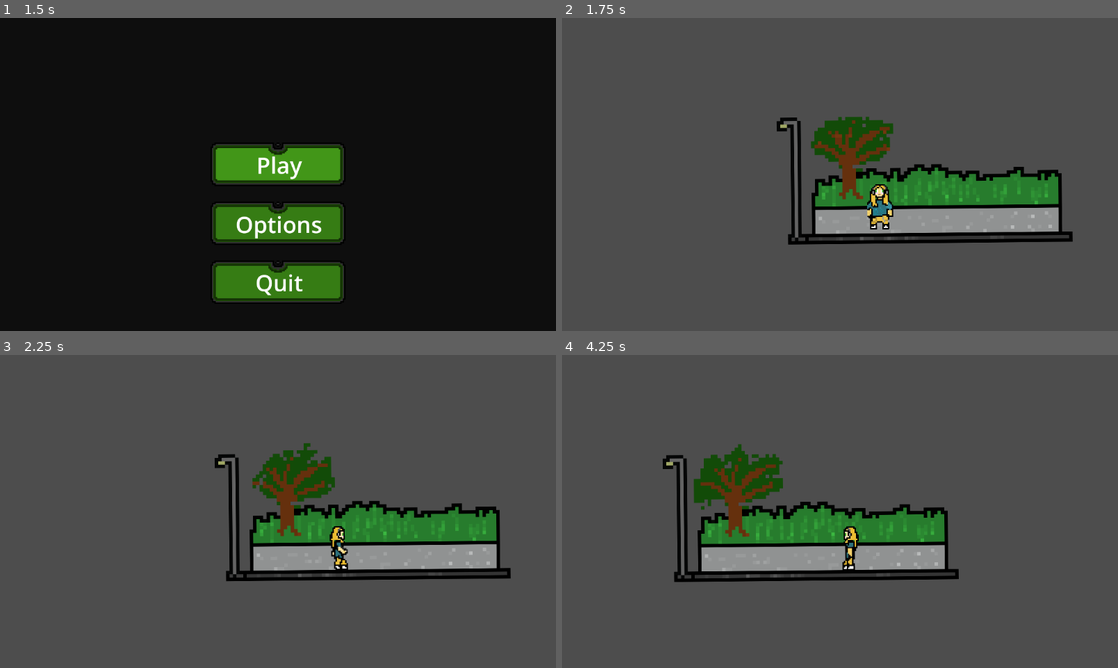
Above: before the commit, frames 1-4 (two rows, left to right).
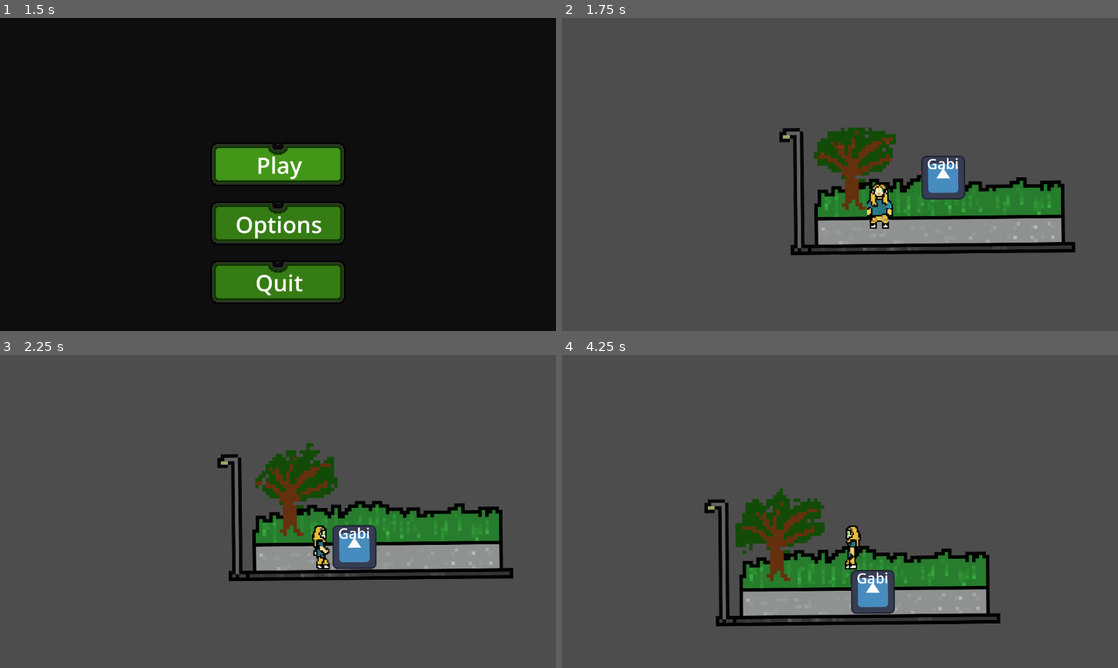
Above: after the commit, the same moments.

Repository: TalesMarc/AngelaCultoRepository
Game: Godot game, scene res://inicio.tscn
Two runs of this game, one before a commit and one after it. Both use one fixed random seed, a clock stepped at 60 frames per second and the inputs below. The engine's default icon, where the game draws it, is replaced by a stand-in: a white triangle on a blue panel in a dark square.
Inputs (mouse positions are in pixels of both pictures, inside the frame that each line leads up to):
- Up to frame 1 (1.5 s): click "Play" at 0.5 s; click "Play" at 1.25 s
- Up to frame 2 (1.75 s): no input
- Up to frame 3 (2.25 s): move the mouse to (400, 495) at 2.02 s; hold D (move_right) from 2.03 s (still down)
- Up to frame 4 (4.25 s): tap Space (jump) at 2.27, 3.02 s; move the mouse to (728, 527) at 2.77 s; move the mouse to (895, 442) at 3.52 s; release D (move_right) at 3.53 s; hold A (move_left) from 3.53 s (still down)

Frame 1 is identical in both runs. In frame 2, 11% of the frame differs, in the area x 38-93%, y 31-76%; in frame 3, 4.3%; in frame 4, 20%, in the area x 18-79%, y 28-87%.

Commit message:
Atualização manual - 2025-05-17 15:55:07

Diff:
--- /dev/null
+++ b/character_body_2d.gd
@@ -0,0 +1,81 @@
+extends CharacterBody2D
+
+# Configurações (ajuste no Inspector)
+@export var speed: float = 280.0
+@export var acceleration: float = 14.0
+@export var gravity: float = 1400.0
+@export var min_distance: float = 60.0
+
+# Componentes
+var target: CharacterBody2D = null
+var detection_area: Area2D
+
+func _ready():
+	# Cria a área de detecção automaticamente
+	_create_detection_area()
+
+	# Busca inicial pelo player
+	target = _find_player()
+
+func _physics_process(delta):
+	_apply_gravity(delta)
+	_update_movement(delta)
+	move_and_slide()
+
+	# Debug visual
+	queue_redraw()
+
+func _create_detection_area():
+	detection_area = Area2D.new()
+	detection_area.name = "DetectionArea"
+
+	var collision = CollisionShape2D.new()
+	collision.shape = CircleShape2D.new()
+	collision.shape.radius = 500  # Alcance de detecção
+
+	detection_area.add_child(collision)
+	add_child(detection_area)
+
+	# Conecta os sinais CORRETAMENTE
+	detection_area.body_entered.connect(_on_body_detected)
+	detection_area.body_exited.connect(_on_body_lost)
+
+func _find_player():
+	var players = get_tree().get_nodes_in_group("player")
+	if players.size() > 0:
+		return players[0] as CharacterBody2D
+	return null
+
+func _apply_gravity(delta):
+	if not is_on_floor():
+		velocity.y += gravity * delta
+	else:
+		velocity.y = 0
+
+func _update_movement(delta):
+	if not target:
+		velocity.x = move_toward(velocity.x, 0, acceleration * delta)
+		return
+
+	var direction = (target.global_position - global_position).normalized()
+	var distance = global_position.distance_to(target.global_position)
+
+	if distance > min_distance:
+		velocity.x = lerp(velocity.x, direction.x * speed, acceleration * delta)
+	else:
+		velocity.x = move_toward(velocity.x, 0, acceleration * 2 * delta)
+
+func _on_body_detected(body: Node):
+	if body.name == "player" and body is CharacterBody2D:
+		target = body
+		print("Player detectado!")
+
+func _on_body_lost(body: Node):
+	if body == target:
+		target = null
+		print("Player saiu do alcance")
+
+func _draw():
+	if target:
+		var dir = (target.global_position - global_position).normalized()
+		draw_line(Vector2.ZERO, dir * 70, Color(1, 0.2, 0.2), 3)
--- a/character_body_2d_2.gd
+++ b/character_body_2d_2.gd
@@ -43,3 +43,8 @@
 	if position.y > FALL_LIMIT:
 		position = respawn_position
 		velocity = Vector2.ZERO
+
+func _process(delta):
+	# DEBUG - descomente para ver a posição
+	#print("Player pos: ", position)
+	pass
--- a/node_2d.tscn
+++ b/node_2d.tscn
@@ -31,6 +31,7 @@
 [ext_resource type="Texture2D" uid="uid://dnxochah5b24j" path="res://sprite_0 3.png" id="16_k73cj"]
 [ext_resource type="Texture2D" uid="uid://d0aj3qvixbbyp" path="res://botao5.png" id="17_k73cj"]
 [ext_resource type="AudioStream" uid="uid://bcwwid26kx8hm" path="res://doido - 17:05:2025 10.59.mp3" id="31_24dk6"]
+[ext_resource type="Script" uid="uid://chmho6hoqn8c6" path="res://character_body_2d.gd" id="32_mryly"]
 
 [sub_resource type="RectangleShape2D" id="RectangleShape2D_0hol4"]
 size = Vector2(128.236, 125.902)
@@ -138,6 +139,9 @@
 "name": &"Parado",
 "speed": 5.0
 }]
+
+[sub_resource type="RectangleShape2D" id="RectangleShape2D_kq1c5"]
+size = Vector2(127.414, 130.276)
 
 [node name="Node2D" type="Node2D"]
 position = Vector2(604, 261)
@@ -153,7 +157,7 @@
 texture = ExtResource("1_wtcfe")
 
 [node name="CollisionShape2D" type="CollisionShape2D" parent="StaticBody2D2"]
-position = Vector2(949.304, 1484.44)
+position = Vector2(1514.76, 1239.04)
 scale = Vector2(2.12109, 1.42969)
 shape = SubResource("RectangleShape2D_0hol4")
 
@@ -177,15 +181,15 @@
 scale = Vector2(0.0835413, -1.04068)
 shape = SubResource("RectangleShape2D_q6r6c")
 
-[node name="CharacterBody2D2" type="CharacterBody2D" parent="."]
-position = Vector2(-4, 3)
+[node name="Player" type="CharacterBody2D" parent="." groups=["player"]]
+position = Vector2(-11.7219, -28.1176)
 script = ExtResource("1_0e48y")
 
-[node name="CollisionShape2D" type="CollisionShape2D" parent="CharacterBody2D2"]
+[node name="CollisionShape2D" type="CollisionShape2D" parent="Player"]
 position = Vector2(-38.2171, 119.588)
 shape = SubResource("RectangleShape2D_epypp")
 
-[node name="Camera2D" type="Camera2D" parent="CharacterBody2D2"]
+[node name="Camera2D" type="Camera2D" parent="Player"]
 position = Vector2(-161.128, -192.646)
 offset = Vector2(300, 300)
 zoom = Vector2(0.71, 0.71)
@@ -195,8 +199,8 @@
 drag_vertical_offset = -1.0
 drag_right_margin = 0.5
 
-[node name="AnimatedSprite2D" type="AnimatedSprite2D" parent="CharacterBody2D2"]
-position = Vector2(-32.9101, 88.6387)
+[node name="AnimatedSprite2D" type="AnimatedSprite2D" parent="Player"]
+position = Vector2(-33.8607, 86.6686)
 sprite_frames = SubResource("SpriteFrames_2hxjc")
 animation = &"Parado"
 frame_progress = 0.573919
@@ -261,8 +265,30 @@
 text = "Sair"
 
 [node name="AudioStreamPlayer2D" type="AudioStreamPlayer2D" parent="."]
+position = Vector2(357.793, 123.552)
 stream = ExtResource("31_24dk6")
 autoplay = true
 
+[node name="CharacterBody2D" type="CharacterBody2D" parent="."]
+position = Vector2(168.942, 6.67483)
+script = ExtResource("32_mryly")
+
+[node name="Sprite2D" type="Sprite2D" parent="CharacterBody2D"]
+position = Vector2(1.00989, -0.990036)
+texture = ExtResource("1_wtcfe")
+
+[node name="CollisionShape2D" type="CollisionShape2D" parent="CharacterBody2D"]
+position = Vector2(0.00992584, -0.999962)
+shape = SubResource("RectangleShape2D_kq1c5")
+
+[node name="Label" type="Label" parent="CharacterBody2D"]
+offset_left = -46.294
+offset_top = -71.4624
+offset_right = 140.706
+offset_bottom = 43.5376
+scale = Vector2(0.5, 0.5)
+theme_override_font_sizes/font_size = 84
+text = "Gabi"
+
 [connection signal="pressed" from="PauseMenu/GridContainer/TextureButton" to="." method="_on_texture_button_pressed666"]
 [connection signal="pressed" from="PauseMenu/GridContainer/TextureButton3" to="." method="_on_texture_button_3_pressed"]
Not shown, added: character_body_2d.gd.uid
Not shown: 1 places in node_2d.tscn that only renumber resources
